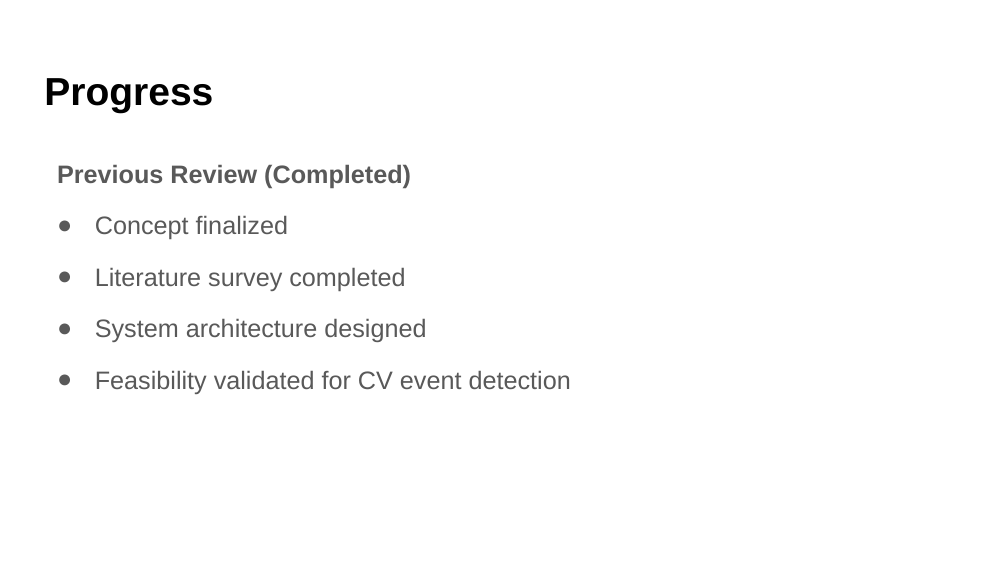
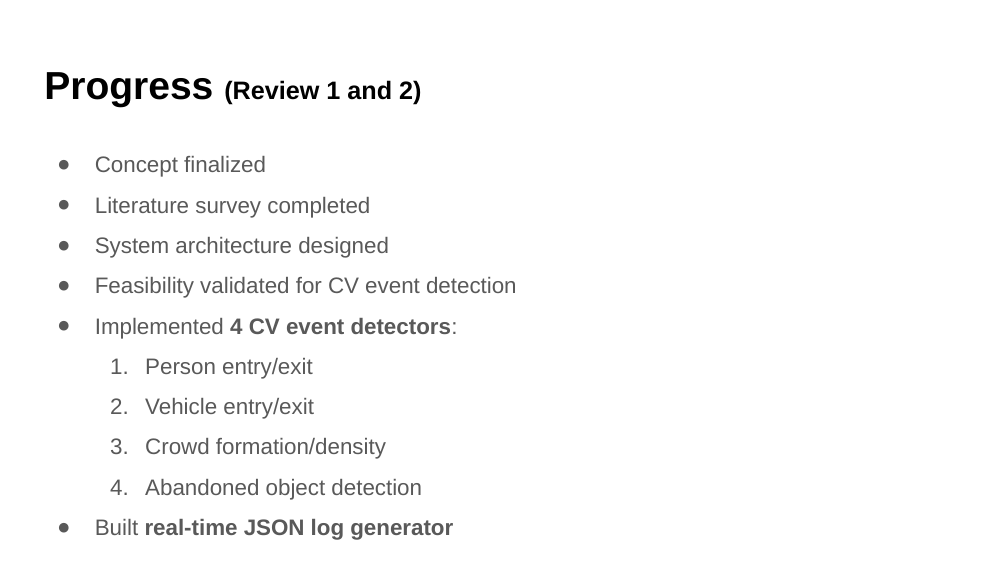
Before and after one commit to Avadh-Ladani-0/vForensIQ, a slide deck: slide 4 of Report/MP_24MCD009.pptx (slide 17 before the commit). Drawn at 1008x567 pixels with LibreOffice and Linux fonts; fonts in the diff are those of the drawing; background and template pictures are left out. Boxes give left, top, right and bottom in pixels: in the first picture for what was removed or moved away, otherwise in the second. Text is boxed around its words. In the diff, an @@ line names an element or a change of style, - is before the commit and + after.

```diff
--- a/Report/MP_24MCD009.pptx
+++ b/Report/MP_24MCD009.pptx
@@ title "Progress (Review 1 and 2)" at [44,72,421,107]: vertical alignment top to middle @@
@@ title at [44,72,421,107]: text changed; size 27.9 to 18 pt @@
-Progress
+Progress (Review 1 and 2)
@@ text at [57,164,411,188]: paragraph removed @@
-Previous Review (Completed)
@@ text at [95,156,517,298]: size 18 to 16 pt in "Concept finalized", "Literature survey completed", "System architecture designed", "Feasibility validated for CV event detection"; line spacing 1.7 to 1.5 @@
@@ text at [95,318,458,540]: paragraphs added @@
+● Implemented 4 CV event detectors:
+  1. Person entry/exit
+  2. Vehicle entry/exit
+  3. Crowd formation/density
+  4. Abandoned object detection
+● Built real-time JSON log generator
```
Also in this commit, not shown: 14 other slides changed, 3 slides added, 17 other files.
